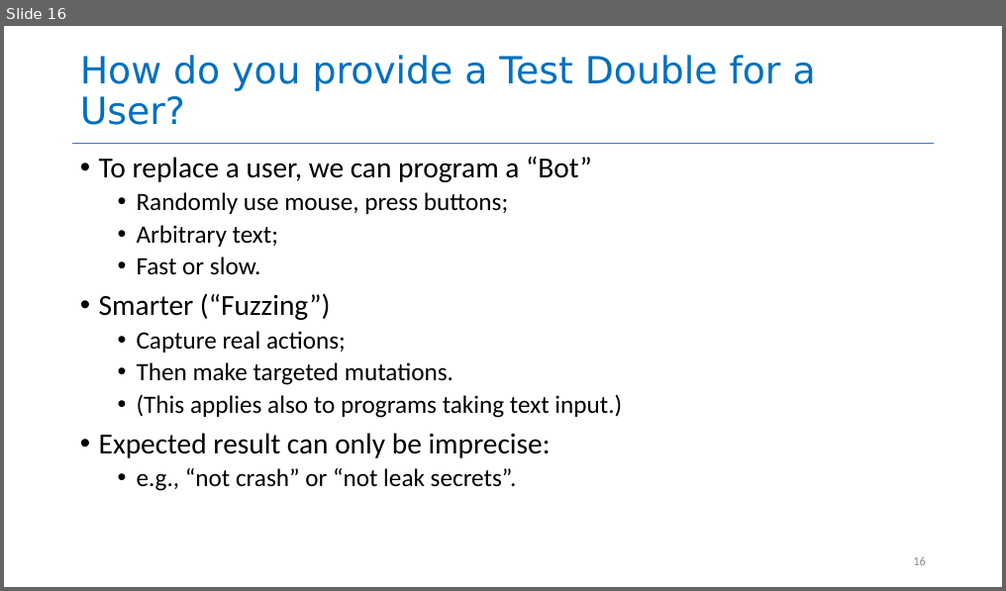
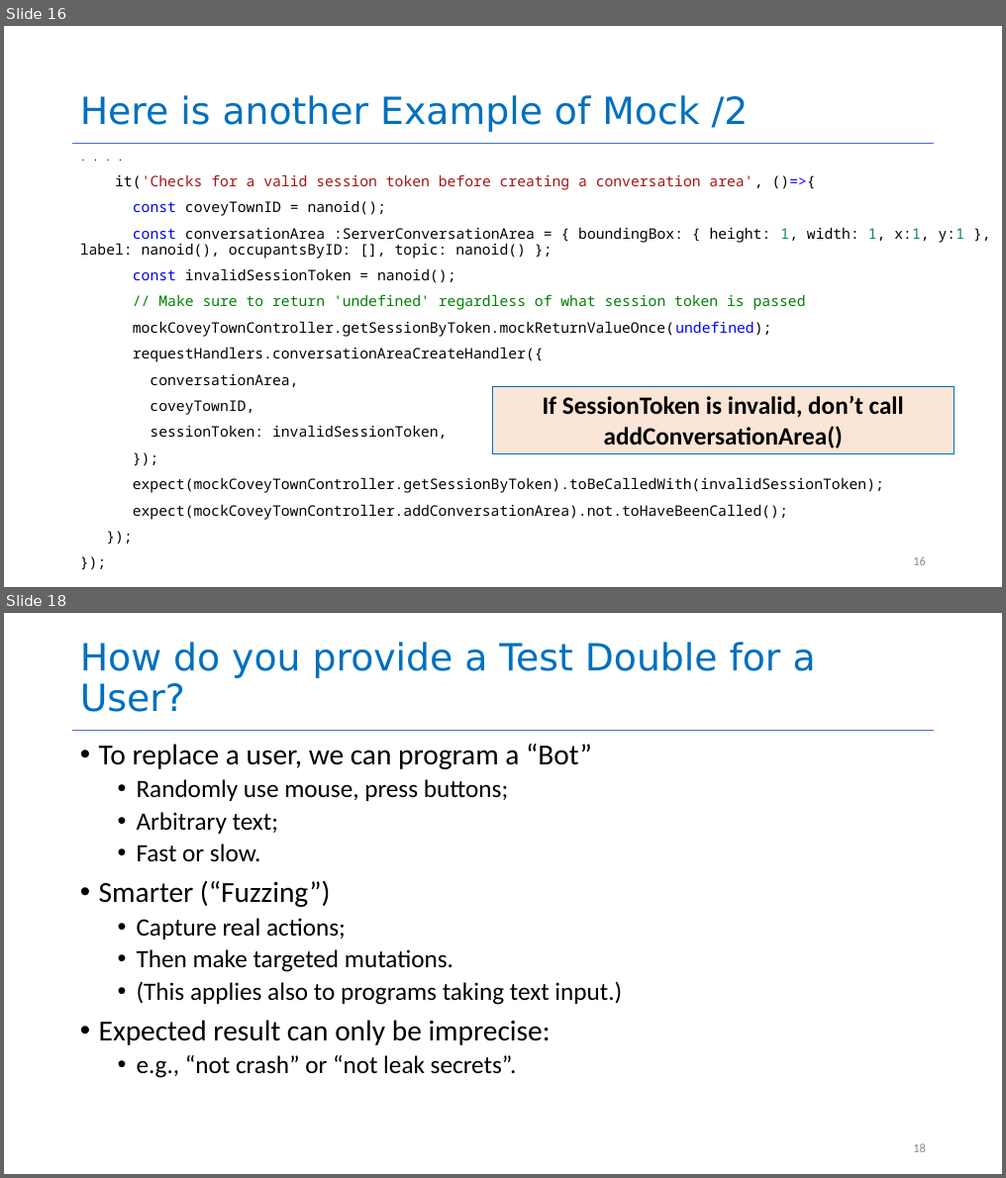
Before and after one commit to neu-se/CS4530-Spring-2022, a slide deck: Slides/Lesson 5.3 Testing Systems.pptx. Shown one above the other, each under a label of ours: slide 16 before the commit, slides 16 and 18 after it; the slides between them are not shown. The pictures are 1006x591 and 1006x1178 pixels, drawn with LibreOffice and Linux fonts; fonts in the diff are those of the drawing. Boxes give left, top, right and bottom in pixels: in the first picture for what was removed or moved away, otherwise in the second. Text is boxed around its words. In the diff, an @@ line names an element or a change of style, - is before the commit and + after.

```diff
--- a/Slides/Lesson 5.3 Testing Systems.pptx
+++ b/Slides/Lesson 5.3 Testing Systems.pptx
@@ slide 16 added at [4, 26, 1002, 587], background #FFFFFF; not listed: 1 template element that a slide beside it also shows @@
@@ title added at [80, 95, 748, 132], 36 pt, text #0070C0 @@
+Here is another Example of Mock /2
@@ text added at [80, 174, 965, 520], 14 pt, text #000000 @@
+. . . .
+it('Checks for a valid session token before creating a conversation area', ()=>{
+const coveyTownID = nanoid();
+const conversationArea :ServerConversationArea = { boundingBox: { height: 1, width: 1, x:1, y:1 }, label: nanoid(), occupantsByID: [], topic: nanoid() };
+const invalidSessionToken = nanoid();
+// Make sure to return 'undefined' regardless of what session token is passed
+mockCoveyTownController.getSessionByToken.mockReturnValueOnce(undefined);
+requestHandlers.conversationAreaCreateHandler({
+conversationArea,
+coveyTownID,
+sessionToken: invalidSessionToken,
+});
+expect(mockCoveyTownController.getSessionByToken).toBeCalledWith(invalidSessionToken);
+expect(mockCoveyTownController.addConversationArea).not.toHaveBeenCalled();
+});
+});
@@ rectangle added at [493, 386, 954, 455], fill #FBE5D6, outline #0070C0 1 pt, 24 pt, text #000000, bold @@
+If SessionToken is invalid, don’t call addConversationArea()
@@ page number added at [913, 557, 926, 566], 12 pt, text #8C8C8C @@
+16
@@ what was slide 16 is now slide 18 @@
```
Also in this commit, not shown: 4 slides changed, 2 other slides added, 1 slide removed.
